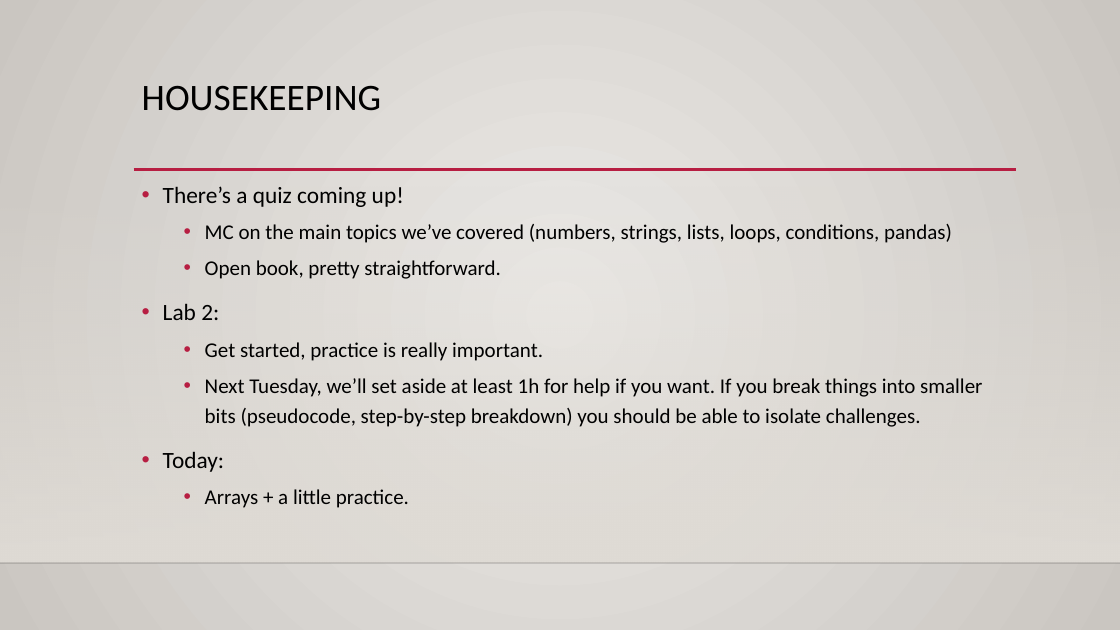
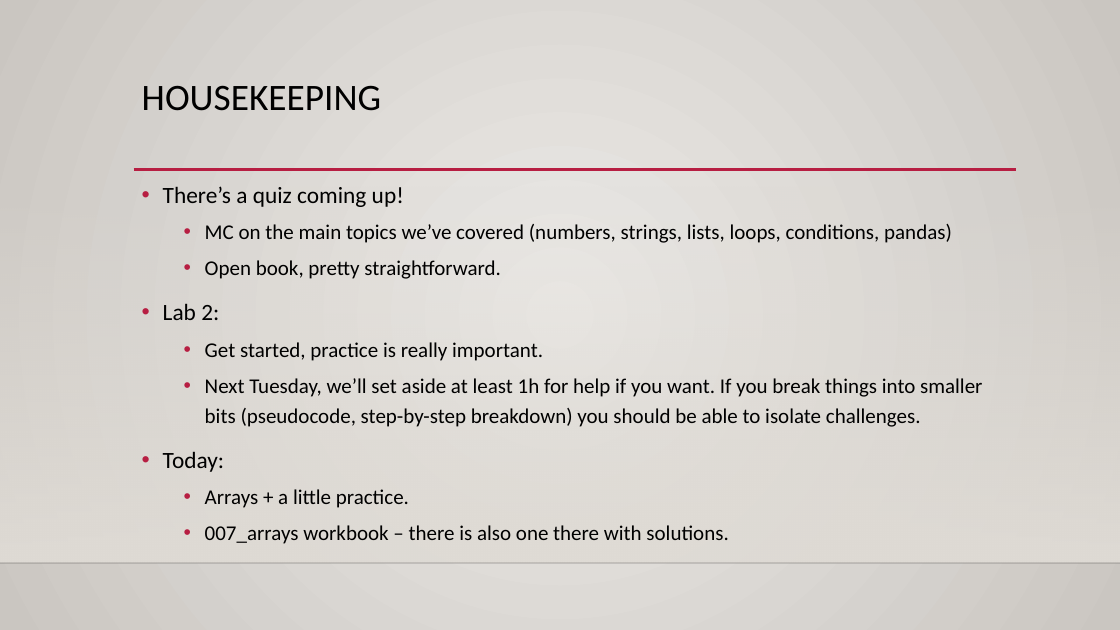
Before and after one commit to AkeemSemper/ML_for_Non_DS_Students, a slide deck: slide 1 of course_resources/slides/Used/007_arrays.pptx. Drawn at 1120x630 pixels with LibreOffice and Linux fonts; fonts in the diff are those of the drawing; background and template pictures are left out. Boxes give left, top, right and bottom in pixels: in the first picture for what was removed or moved away, otherwise in the second. Text is boxed around its words. In the diff, an @@ line names an element or a change of style, - is before the commit and + after.

```diff
--- a/course_resources/slides/Used/007_arrays.pptx
+++ b/course_resources/slides/Used/007_arrays.pptx
@@ text at [205, 525, 728, 544]: paragraph added @@
+  • 007_arrays workbook – there is also one there with solutions.
```
Also in this commit, not shown: 4 other files.
